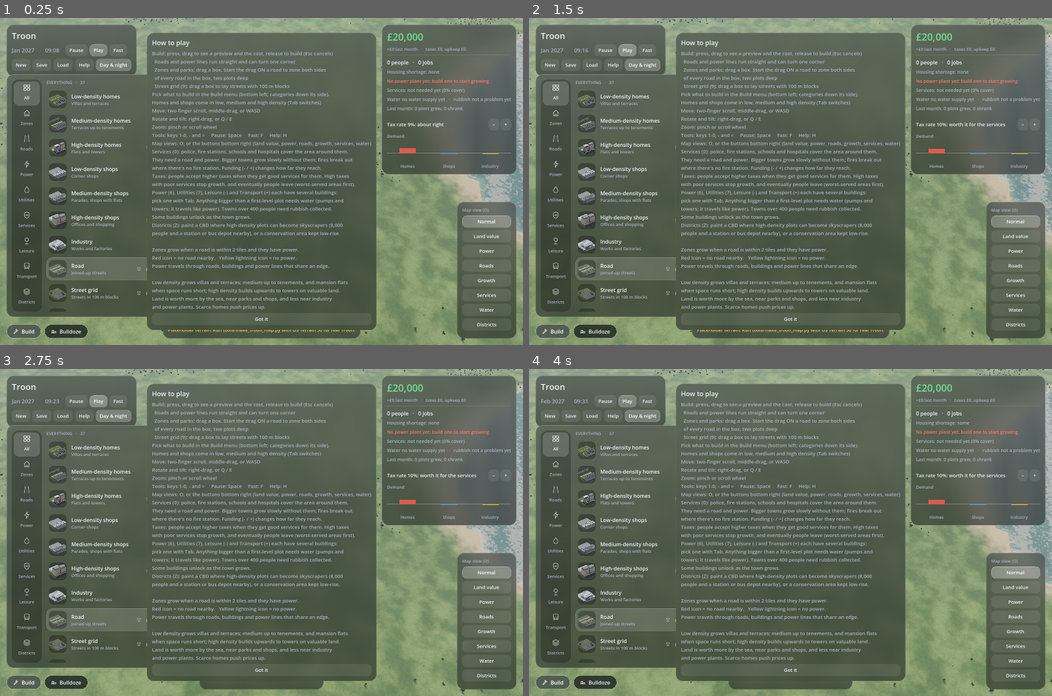
Above: before the commit, frames 1-4 (two rows, left to right).
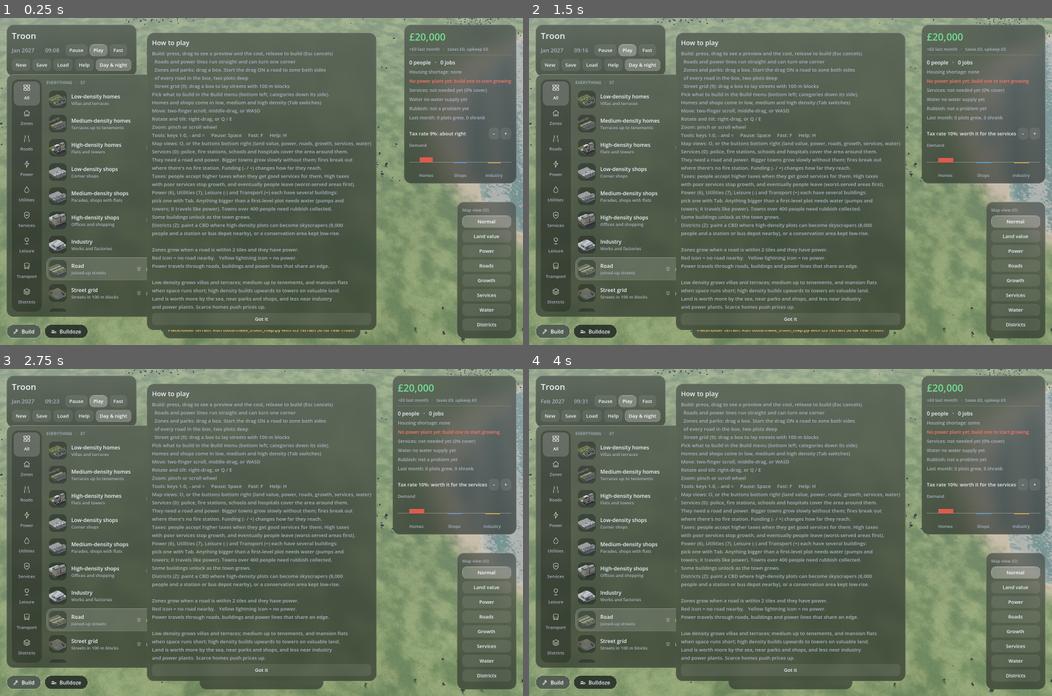
Above: after the commit, the same moments.

Repository: samdickie/city-sim-creator
Game: Godot game, scene res://game3d.tscn
Two runs of this game, one before a commit and one after it. Both use one fixed random seed, a clock stepped at 60 frames per second and the inputs below.
Inputs:
- Up to frame 1 (0.25 s): no input
- Up to frame 2 (1.5 s): click "+" at 0.5 s; click "Play" at 1.25 s
- Up to frame 3 (2.75 s): click "Play" at 2 s
- Up to frame 4 (4 s): click "Normal" at 2.75 s; click "Normal" at 3.5 s

The runs differ from the first frame. In frame 1, 3.6% of the frame differs, in the area x 73-99%, y 2-51%; in frame 2, 2.9%; in frame 3, 2.9%; in frame 4, 2.9%.

Commit message:
HUD: water and rubbish on separate lines; Build menu no longer jumps back to the selected item's category on refresh
Co-Authored-By: Claude Opus 5.5 <noreply@anthropic.com>
Claude-Session: https://claude.ai/code/session_01TJfN1XR5FkkXgydyT6DSGx

Diff:
--- a/scripts/hud.gd
+++ b/scripts/hud.gd
@@ -68,7 +68,8 @@
 var demand_box: Control
 var overlay_buttons := {}
 var funding_row: HBoxContainer
-var utility_label: Label
+var utility_label: Label      # water
+var rubbish_label: Label
 var funding_label: Label
 var legend_box: VBoxContainer
 var confirm_new: ConfirmationDialog
@@ -175,6 +176,8 @@
 	box.add_child(services_label)
 	utility_label = _label("", 14, TEXT_DIM)
 	box.add_child(utility_label)
+	rubbish_label = _label("", 14, TEXT_DIM)
+	box.add_child(rubbish_label)
 	growth_label = _label("", 14, TEXT_DIM)
 	box.add_child(growth_label)
 	box.add_child(_divider())
@@ -404,12 +407,15 @@
 
 
 func set_selected(id: String) -> void:
-	# Highlight the item being built, opening its category if it's hidden.
+	# Highlight the item being built. Only when the choice changes (a key, or the
+	# Bulldoze button) does the menu jump to its category: the game refreshes this
+	# every month, and that mustn't pull you away from a category you're browsing.
+	var changed := id != _selected_id
 	_selected_id = id
 	for k in _rows:
 		(_rows[k]["button"] as Button).set_pressed_no_signal(k == id)
 	bulldoze_button.set_pressed_no_signal(id == "bulldoze")
-	if _rows.has(id):
+	if changed and _rows.has(id):
 		var r: Dictionary = _rows[id]
 		if _category != "all" and r["cat"] != _category:
 			_show_category(r["cat"])
@@ -593,8 +599,14 @@
 	growth_label.text = "Last month: %d plots grew, %d shrank" % [sim.grew.size(), sim.shrank.size()]
 	var water_text := "no water supply yet" if sim.water_supply == 0 \
 		else "%d of %d used" % [sim.water_used, sim.water_supply]
-	utility_label.text = "Water %s   ·   rubbish %s" % [water_text, sim.rubbish_word()]
-	utility_label.add_theme_color_override("font_color", BAD if sim.rubbish_shortfall() > 0.3 else TEXT_DIM)
+	# Water and rubbish on their own lines, so each is only red when it's the problem.
+	utility_label.text = "Water %s" % water_text
+	var dry: bool = (sim.water_supply == 0 and sim.population > 0) or sim.water_used > sim.water_supply * 0.9
+	utility_label.add_theme_color_override("font_color", BAD if dry else TEXT_DIM)
+	rubbish_label.text = "Rubbish: %s" % sim.rubbish_word()
+	if sim.rubbish_shortfall() > 0.3:
+		rubbish_label.text += " (build a landfill or recycling)"
+	rubbish_label.add_theme_color_override("font_color", BAD if sim.rubbish_shortfall() > 0.3 else TEXT_DIM)
 	var service_word: String = sim.services_word()
 	services_label.text = "Services: %s (%d%% cover)" % [service_word, roundi(sim.service_score * 100.0)]
 	services_label.add_theme_color_override("font_color",
